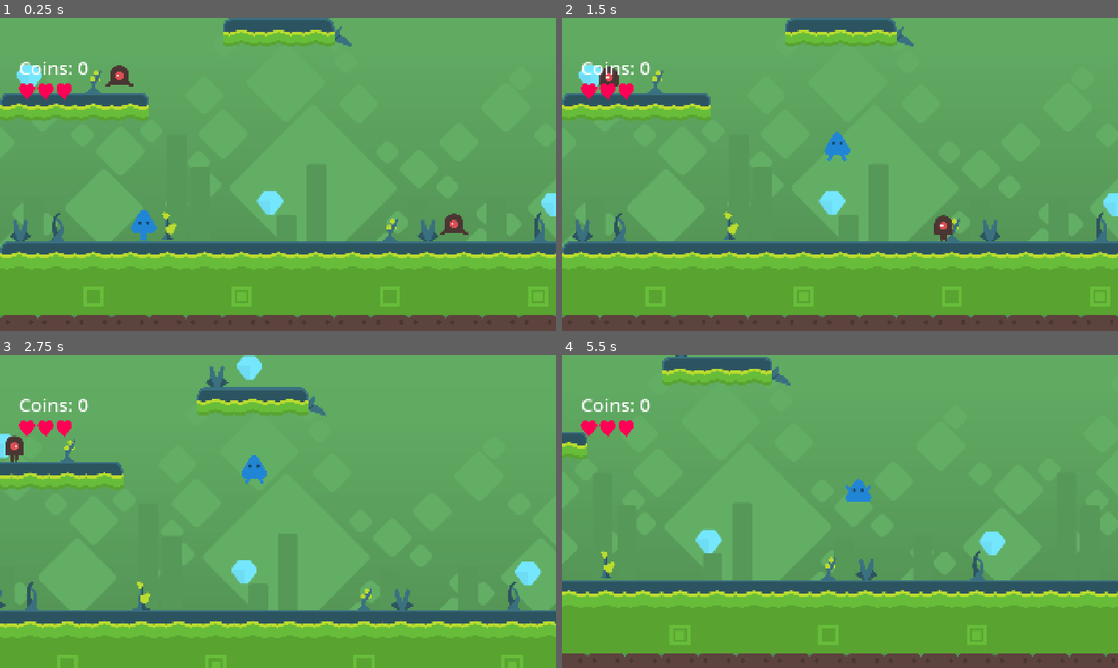
Above: before the commit, frames 1-4 (two rows, left to right).
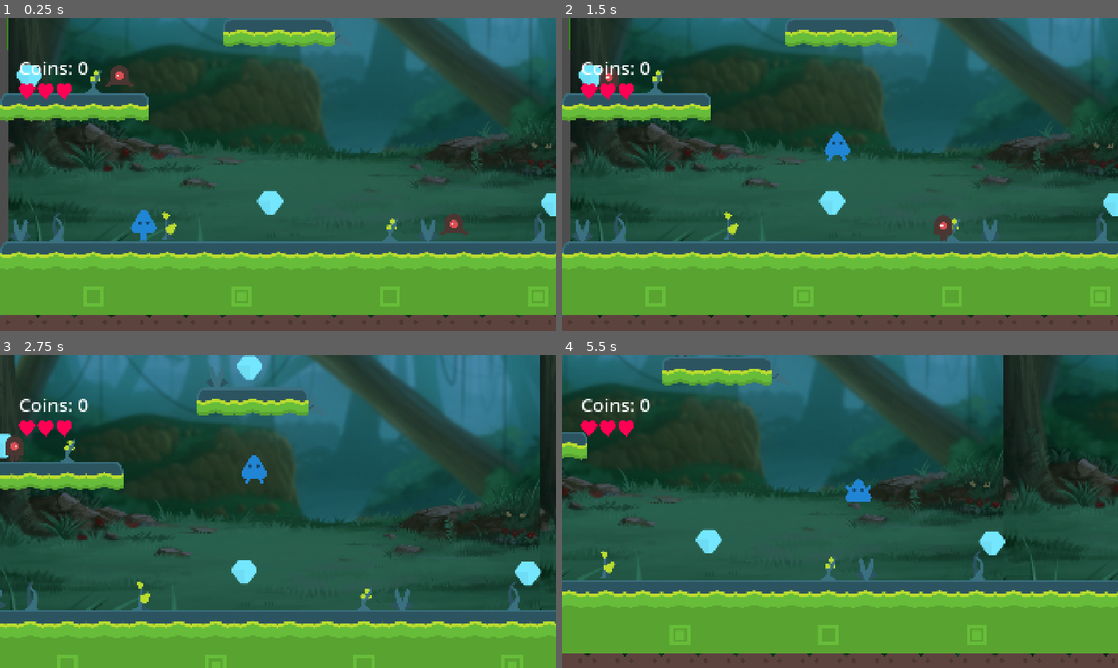
Above: after the commit, the same moments.

Repository: chidera-3/Moddable-platformer-main
Game: Godot game, scene res://main.tscn
The game is run twice, just before and just after one commit, with the same random seed, the same clock (stepped at 60 frames per second) and the same inputs.
Inputs (mouse positions are in pixels of both pictures, inside the frame that each line leads up to):
- Up to frame 1 (0.25 s): no input
- Up to frame 2 (1.5 s): tap Enter at 0.5 s; move the mouse to (962, 158) at 0.52 s; hold Right (player_1_right) from 0.53 s (still down); tap A (player_2_left) at 0.6 s; click (962, 158) at 0.67 s; tap Up (player_1_jump) at 0.77 s; move the mouse to (728, 190) at 1.27 s; tap D (player_2_right) at 1.35 s
- Up to frame 3 (2.75 s): tap Up (player_1_jump) at 1.52 s; move the mouse to (333, 442) at 2.02 s; release Right (player_1_right) at 2.03 s; hold Left (player_1_left) from 2.03 s (still down); tap A (player_2_left) at 2.1 s
- Up to frame 4 (5.5 s): move the mouse to (812, 574) at 2.77 s; release Left (player_1_left) at 2.78 s; hold Right (player_1_right) 2.78-4.28 s; tap D (player_2_right) at 2.85, 4.35 s; click (812, 574) at 2.92 s; tap Up (player_1_jump) at 3.02, 3.77, 4.52 s; move the mouse to (1006, 558) at 3.52 s; tap A (player_2_left) at 3.6, 5.1 s; move the mouse to (673, 464) at 4.27 s; hold Left (player_1_left) 4.28-5.03 s; move the mouse to (867, 511) at 5.02 s; hold Right (player_1_right) from 5.03 s (still down); click (867, 511) at 5.17 s

The runs differ from the first frame. In frame 1, 65% of the frame differs, in the area x 0-100%, y 0-96%; in frame 2, 65%; in frame 3, 75%, in the area x 0-100%, y 0-82%; in frame 4, 68%.

Commit message:
Session 4 in progress
Not done with session 4 updates

Diff:
--- /dev/null
+++ b/jungle_background.tscn
@@ -0,0 +1,33 @@
+[gd_scene load_steps=2 format=3 uid="uid://dkc1t888aeae6"]
+
+[ext_resource type="Texture2D" uid="uid://c126ea8fg65ne" path="res://assets/jungle_background.jpg" id="1_wrkpf"]
+
+[node name="ParallaxBackground" type="ParallaxBackground"]
+
+[node name="ParallaxLayer" type="ParallaxLayer" parent="."]
+position = Vector2(24, -954)
+
+[node name="ColorRect" type="ColorRect" parent="ParallaxLayer"]
+offset_top = 430.0
+offset_right = 4620.0
+offset_bottom = 1065.0
+color = Color(0.172549, 0.568627, 0.0705882, 1)
+metadata/_edit_use_anchors_ = true
+
+[node name="JungleBackground" type="Sprite2D" parent="ParallaxLayer"]
+modulate = Color(0.509804, 0.541176, 0.682353, 1)
+position = Vector2(4663, 1210)
+scale = Vector2(1.14692, 1.16692)
+texture = ExtResource("1_wrkpf")
+
+[node name="JungleBackground2" type="Sprite2D" parent="ParallaxLayer"]
+modulate = Color(0.509804, 0.541176, 0.682353, 1)
+position = Vector2(1158.25, 1226.25)
+scale = Vector2(1.18333, 1.17423)
+texture = ExtResource("1_wrkpf")
+
+[node name="JungleBackground3" type="Sprite2D" parent="ParallaxLayer"]
+modulate = Color(0.509804, 0.541176, 0.682353, 1)
+position = Vector2(3045, 1213)
+scale = Vector2(1.14667, 1.20192)
+texture = ExtResource("1_wrkpf")
--- a/main.tscn
+++ b/main.tscn
@@ -1,7 +1,7 @@
-[gd_scene load_steps=20 format=4 uid="uid://dhcpt1kt8cs0g"]
+[gd_scene load_steps=21 format=4 uid="uid://dhcpt1kt8cs0g"]
 
 [ext_resource type="PackedScene" uid="uid://8st4scqt06l8" path="res://components/player/player.tscn" id="2_7yl00"]
-[ext_resource type="PackedScene" uid="uid://jnrusvm3gric" path="res://spaces/background.tscn" id="2_tb5a2"]
+[ext_resource type="PackedScene" uid="uid://jnrusvm3gric" path="res://assets/background.tscn" id="2_tb5a2"]
 [ext_resource type="PackedScene" uid="uid://cswheshouik14" path="res://rules_goals/game_logic.tscn" id="3_xbkvd"]
 [ext_resource type="PackedScene" uid="uid://danlrmsfmsros" path="res://spaces/tilemap.tscn" id="3_yfnmv"]
 [ext_resource type="PackedScene" uid="uid://dthyncc3spfks" path="res://spaces/dangerzone.tscn" id="4_2mg6t"]
@@ -16,6 +16,7 @@
 [ext_resource type="Script" uid="uid://boqbxvbja884q" path="res://scripts/multiplayer_camera.gd" id="13_0d2mj"]
 [ext_resource type="SpriteFrames" uid="uid://bvs66x1xcm6k8" path="res://components/flag/flag-spriteframes-red.tres" id="14_vivmo"]
 [ext_resource type="AudioStream" uid="uid://d23ff1wkh5fe3" path="res://assets/624126__dibko__morning-chirping-of-birds.mp3" id="16_2cqfq"]
+[ext_resource type="PackedScene" uid="uid://dkc1t888aeae6" path="res://jungle_background.tscn" id="17_yaehf"]
 
 [sub_resource type="Animation" id="Animation_074og"]
 length = 0.001
@@ -62,6 +63,7 @@
 win_by_reaching_flag = true
 
 [node name="Background" parent="." instance=ExtResource("2_tb5a2")]
+visible = false
 tint = Color(0.38773, 0.682904, 0.395715, 1)
 
 [node name="Dangerzone" parent="." instance=ExtResource("4_2mg6t")]
@@ -174,3 +176,5 @@
 [node name="AudioStreamPlayer" type="AudioStreamPlayer" parent="."]
 stream = ExtResource("16_2cqfq")
 autoplay = true
+
+[node name="ParallaxBackground" parent="." instance=ExtResource("17_yaehf")]
Renamed: spaces/background.tscn -> assets/background.tscn
Binary file added: assets/jungle_background.jpg
Not shown, added: assets/jungle_background.jpg.import
Binary file added: assets/jungle_background2.jpg
Not shown, added: assets/jungle_background2.jpg.import
